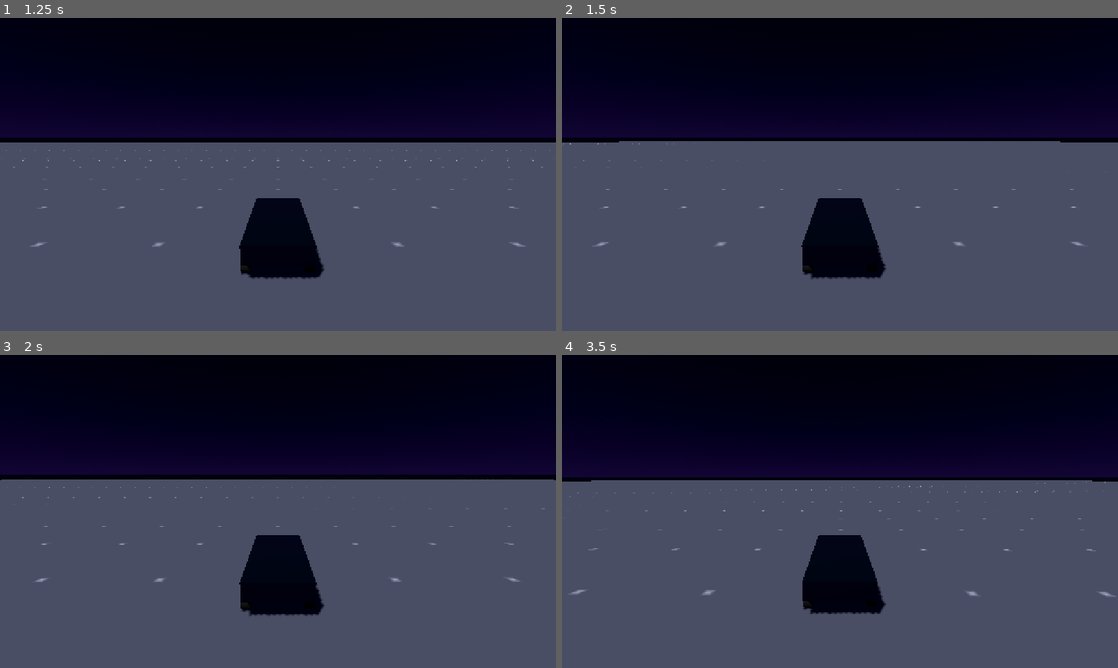
Above: before the commit, frames 1-4 (two rows, left to right).
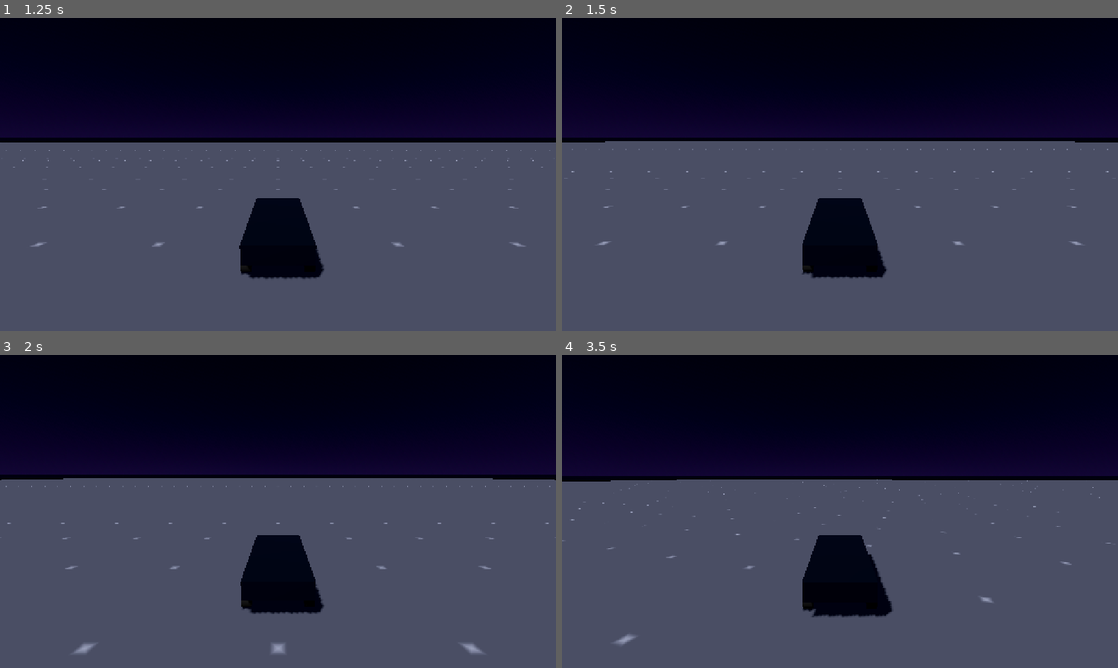
Above: after the commit, the same moments.

Repository: techafreshh/night-street-racer
Game: Godot game, scene res://scenes/city/test_ground.tscn
Two runs of this game, one before a commit and one after it. Both use one fixed random seed, a clock stepped at 60 frames per second and the inputs below. This scene is started directly instead of the project's main scene.
Inputs:
- Up to frame 1 (1.25 s): hold D (steer_right) from 0.53 s (still down); tap C (look_back) at 0.6 s
- Up to frame 2 (1.5 s): tap Enter at 1.25 s; release D (steer_right) at 1.28 s; hold S (brake) from 1.28 s (still down); tap C (look_back) at 1.35 s
- Up to frame 3 (2 s): keep holding S (brake)
- Up to frame 4 (3.5 s): release S (brake) at 2.03 s; hold D (steer_right) 2.03-2.78 s; tap C (look_back) at 2.1, 2.85 s; hold W (accelerate) from 2.78 s (still down)

Frame 1 is identical in both runs. In frame 2, 0.2% of the frame differs, in the area x 0-99%, y 39-84%; in frame 3, 1.0%; in frame 4, 1.4%, in the area x 0-100%, y 38-93%.

Commit message:
Reverse latch: document AI replication sequence, suppress service brake while latched
Brake pedal doubles as reverse throttle when _reversing; the service-brake
friction branch fought reverse drive on driven wheels. Guard it with
not _reversing so the reverse-drive branch is the sole longitudinal
contributor while latched. Handbrake branch untouched.

Diff:
--- a/scripts/vehicles/vehicle_controller.gd
+++ b/scripts/vehicles/vehicle_controller.gd
@@ -231,8 +231,14 @@
 	var steer_target := assisted_steer * max_steer_angle / (1.0 + absf(forward_speed) * steer_speed_falloff)
 	_current_steer = move_toward(_current_steer, steer_target, 5.0 * delta)
 
-	# Minimal reverse latch: hold brake at a near-standstill in 1st to
-	# back up; any throttle unlatches back to forward drive.
+	# Reverse latch (AI contract — replicate this sequence, don't just set brake):
+	# 1. Release throttle and slow to near-standstill (forward_speed in
+	#    (-0.5, 0.8)) with current_gear == 1 via the auto downshift cascade.
+	# 2. Hold brake above 0.5 to latch _reversing; brake at speed only
+	#    decelerates and never reverses.
+	# 3. Keep holding brake to back up toward reverse_max_speed (brake
+	#    doubles as reverse throttle while latched).
+	# 4. Any throttle unlatches back to forward drive.
 	if _brake > 0.5 and forward_speed > -0.5 and forward_speed < 0.8 and current_gear == 1 and _throttle < 0.05:
 		_reversing = true
 	if _throttle > 0.05:
@@ -294,7 +300,7 @@
 				fx += -signf(f_speed) * handbrake_force
 			else:
 				fx += -f_speed * handbrake_force * 2.0
-		elif _brake > 0.01:
+		elif _brake > 0.01 and not _reversing:
 			if absf(f_speed) > 0.5:
 				fx += -signf(f_speed) * _brake * brake_force
 			else:
